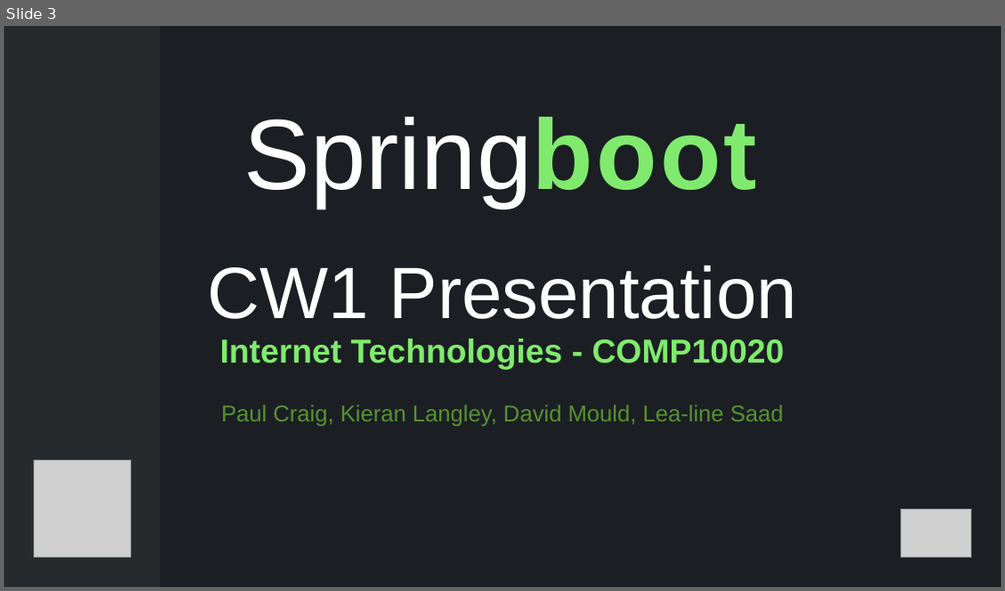
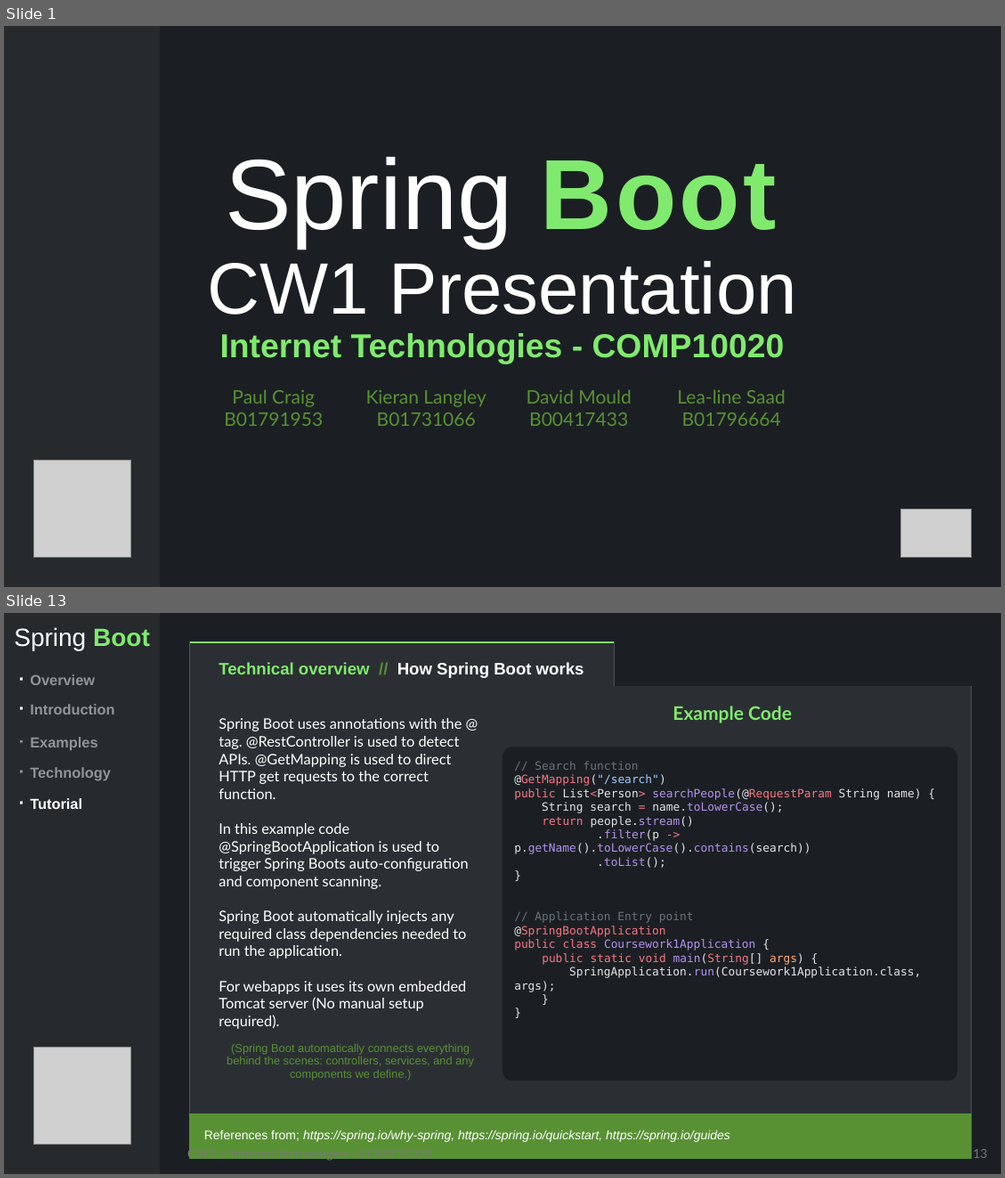
Before and after one commit to FEDavid/CW1_Internet_Technologies_COMP10020, a slide deck: Presentation.pptx. Shown one above the other, each under a label of ours: slide 3 before the commit, slides 1 and 13 after it; the slides between them are not shown. The pictures are 1005x591 and 1005x1178 pixels, drawn with LibreOffice and Linux fonts; fonts in the diff are those of the drawing; grey boxes stand for pictures. Boxes give left, top, right and bottom in pixels: in the first picture for what was removed or moved away, otherwise in the second. Text is boxed around its words. In the diff, an @@ line names an element or a change of style, - is before the commit and + after.

Commit message:
Added tutorial file

```diff
--- a/Presentation.pptx
+++ b/Presentation.pptx
@@ slide 13 added at bbox=[4, 613, 1001, 1174], background #1B1F23 @@
@@ rectangle added at bbox=[4, 613, 161, 1174], fill #262A2D @@
@@ text added at bbox=[14, 627, 150, 650], 24 pt, text #FFFFFF @@
+Spring Boot
@@ table added at bbox=[189, 642, 971, 1145], 3 rows, 3 columns @@
+Technical overview // How Spring Boot works |  | 
+Spring Boot uses annotations with the @ tag. @RestController is used to detect APIs. @GetMapping is used to direct HTTP get requests to the correct function. / In this example code @SpringBootApplication is used to trigger Spring Boots auto-configuration and component scanning. / Spring Boot automatically injects any required class dependencies needed to run the application. / For webapps it uses its own embedded Tomcat server (No manual setup required). / (Spring Boot automatically connects everything behind the scenes: controllers, services, and any components we define.) |  | 
+References from; https://spring.io/why-spring, https://spring.io/quickstart, https://spring.io/guides |  | 
@@ text added at bbox=[30, 674, 95, 685], 14 pt, text #FFFFFF at 50% opacity, bold @@
+· Overview
@@ text added at bbox=[30, 704, 114, 714], 14 pt, text #FFFFFF at 50% opacity, bold @@
+· Introduction
@@ text added at bbox=[672, 706, 792, 723], 18 pt, text #80EA6E, bold @@
+Example Code
@@ text added at bbox=[30, 737, 97, 751], 14 pt, text #FFFFFF at 50% opacity, bold @@
+· Examples
@@ text added at bbox=[30, 767, 111, 781], 14 pt, text #FFFFFF at 50% opacity, bold @@
+· Technology
@@ rounded rectangle added at bbox=[502, 747, 958, 1081], fill #1B1F23, 11 pt, text #E1E4E8 @@
+// Search function
+@GetMapping("/search")
+public List<Person> searchPeople(@RequestParam String name) {
+String search = name.toLowerCase();
+return people.stream()
+.filter(p -> p.getName().toLowerCase().contains(search))
+.toList();
+}
+// Application Entry point
+@SpringBootApplication
+public class Coursework1Application {
+public static void main(String[] args) {
+SpringApplication.run(Coursework1Application.class, args);
+}
+}
@@ text added at bbox=[30, 798, 82, 809], 14 pt, text #FFFFFF, bold @@
+· Tutorial
@@ picture added at bbox=[33, 1047, 130, 1144] @@
@@ text added at bbox=[187, 1146, 432, 1160], 12 pt, text #797979 @@
+CW1 // Internet Technologies - COMP10020
@@ page number added at bbox=[973, 1149, 987, 1158], 12 pt, text #797979 @@
+13
@@ what was slide 3 is now slide 1 @@
@@ slide 1 changed as well @@
@@ title at bbox=[208, 157, 797, 364]: text changed; size 22 to 32 pt; text colour #589133 to #80EA6E; bold on @@
-Springboot
-d
-CW1 Presentation
-Internet Technologies - COMP10020
-Paul Craig, Kieran Langley, David Mould, Lea-line Saad
+Spring Boot
+CW1 Presentation
+Internet Technologies - COMP10020
@@ table added at bbox=[197, 386, 807, 431], 2 rows, 4 columns @@
+Paul Craig | Kieran Langley | David Mould | Lea-line Saad
+B01791953 | B01731066 | B00417433 | B01796664
```
Also in this commit, not shown: 14 other slides added, 4 slides removed, 9 other files.
